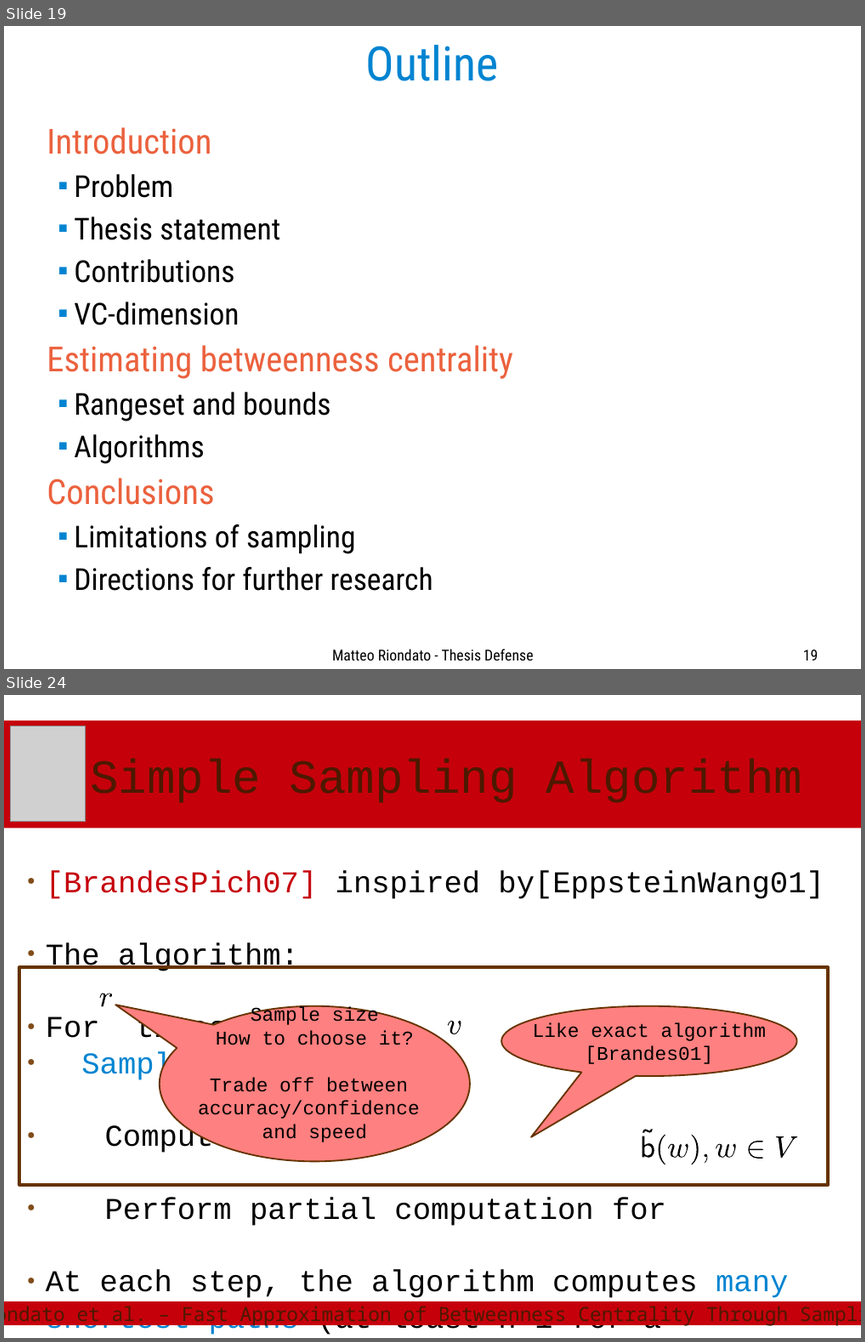
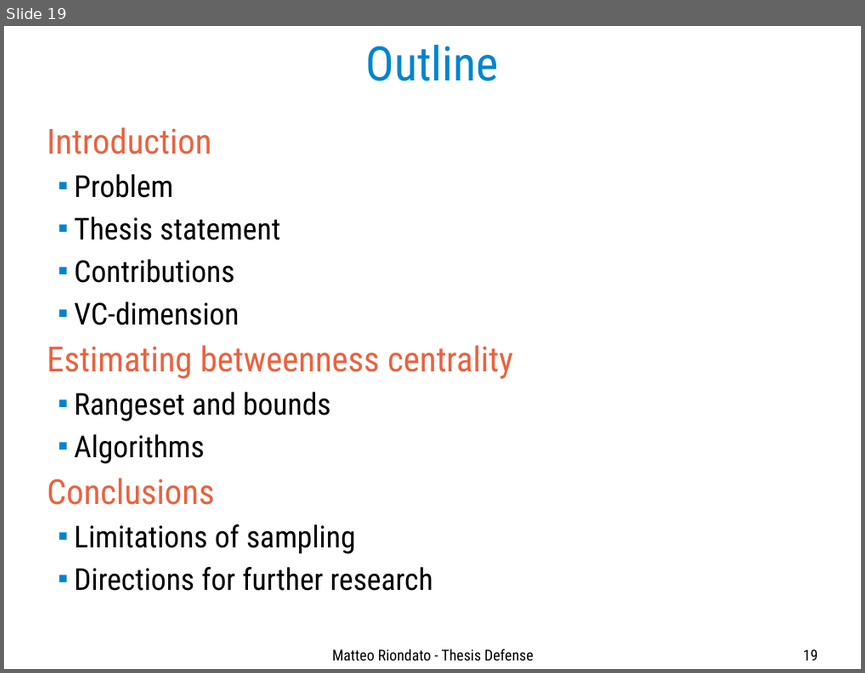
Before and after one commit to ZhizhongIsaacChen/dissertation, a slide deck: defense/Defense-talk.odp. Shown one above the other, each under a label of ours: slides 19 and 24 before the commit, slide 19 after it; the slides between them are not shown. The pictures are 865x1342 and 865x673 pixels, drawn with LibreOffice and Linux fonts; fonts in the diff are those of the drawing; grey boxes stand for pictures. Boxes give left, top, right and bottom in pixels: in the first picture for what was removed or moved away, otherwise in the second. Text is boxed around its words. In the diff, an @@ line names an element or a change of style, - is before the commit and + after.

```diff
--- a/defense/Defense-talk.odp
+++ b/defense/Defense-talk.odp
@@ slide 24 removed at bbox=[4, 695, 861, 1338], background #FFFFFF @@
@@ title removed at bbox=[4, 721, 861, 828] @@
-Simple Sampling Algorithm
@@ picture removed at bbox=[10, 726, 86, 822] @@
@@ text removed at bbox=[46, 871, 823, 1336] @@
-● [BrandesPich07] inspired by[EppsteinWang01]
-● The algorithm:
-● For times do
-● Sample random vertex
-● Compute SSSP from
-● Perform partial computation for
-● At each step, the algorithm computes many shortest paths (at least n-1 for a connected, undirected graph)
@@ rectangle removed at bbox=[19, 967, 828, 1185] @@
@@ freeform shape removed at bbox=[99, 993, 114, 1007] @@
@@ freeform shape removed at bbox=[100, 993, 112, 1007] @@
@@ speech bubble removed at bbox=[160, 1006, 470, 1162] @@
-Sample size
-How to choose it?
-Trade off between
-accuracy/confidence
-and speed
@@ freeform shape removed at bbox=[447, 1021, 463, 1034] @@
@@ freeform shape removed at bbox=[448, 1021, 461, 1035] @@
@@ speech bubble removed at bbox=[501, 1006, 797, 1076] @@
-Like exact algorithm
-[Brandes01]
@@ freeform shape removed at bbox=[382, 1083, 398, 1095] @@
@@ freeform shape removed at bbox=[383, 1082, 397, 1095] @@
@@ group removed at bbox=[640, 1129, 799, 1164]: 10 freeform shapes @@
@@ rectangle removed at bbox=[4, 1301, 861, 1325] @@
-Riondato et al. – Fast Approximation of Betweenness Centrality Through Sampling
```
Also in this commit, not shown: 15 slides changed, 2 slides added, 1 other slide removed.
